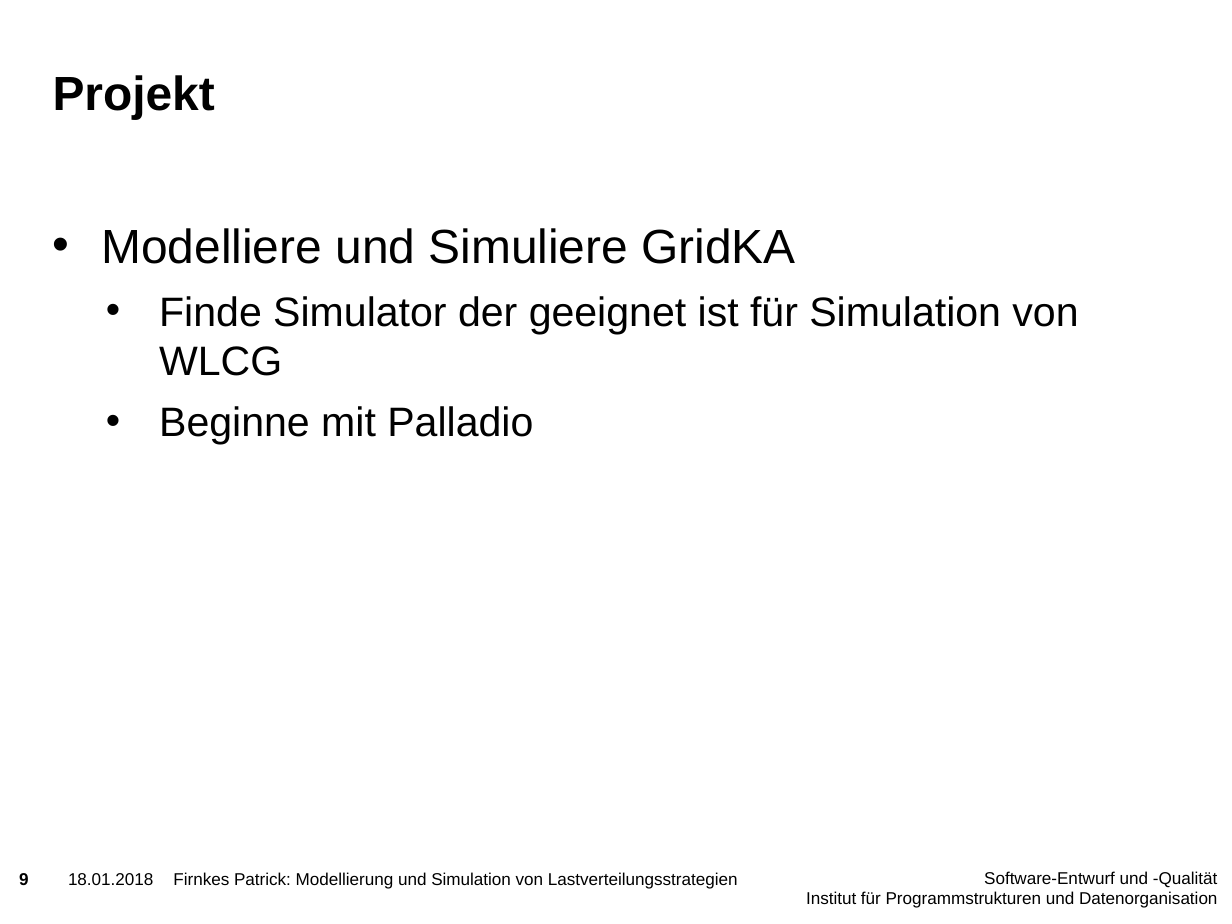
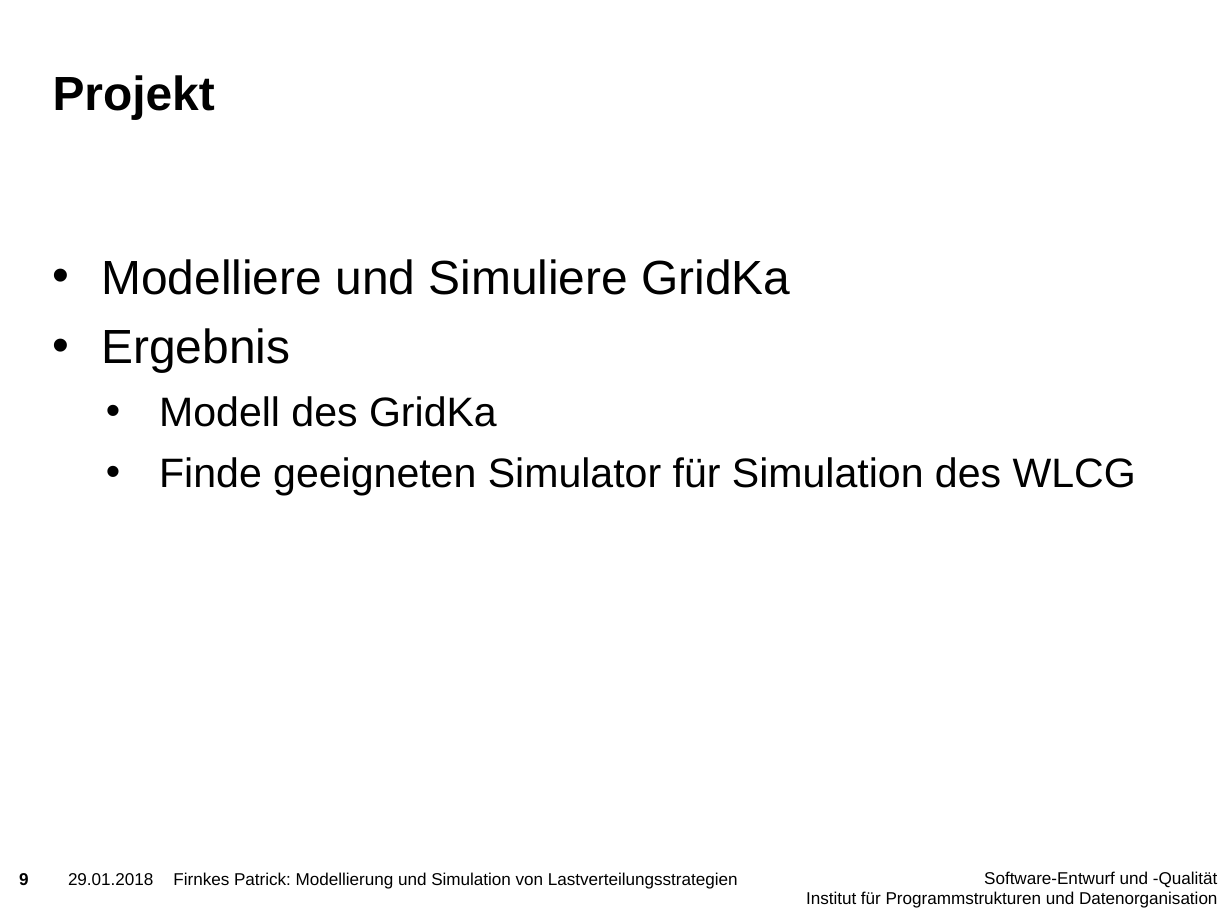
Before and after one commit to PatFirn/wlcg-loadbalancing, a slide deck: slide 9 of presentations/projekt-vorstellung.pptx. Drawn at 1232x924 pixels with LibreOffice and Linux fonts; fonts in the diff are those of the drawing; background and template pictures are left out. Boxes give left, top, right and bottom in pixels: in the first picture for what was removed or moved away, otherwise in the second. Text is boxed around its words. In the diff, an @@ line names an element or a change of style, - is before the commit and + after.

```diff
--- a/presentations/projekt-vorstellung.pptx
+++ b/presentations/projekt-vorstellung.pptx
@@ text at (101, 259, 1136, 496): text changed @@
-• Modelliere und Simuliere GridKA
-  • Finde Simulator der geeignet ist für Simulation von WLCG
-  • Beginne mit Palladio
+• Modelliere und Simuliere GridKa
+• Ergebnis
+  • Modell des GridKa
+  • Finde geeigneten Simulator für Simulation des WLCG
@@ text at (68, 873, 153, 885): text changed @@
-18.01.2018
+29.01.2018
```
Also in this commit, not shown: 17 other slides changed.
